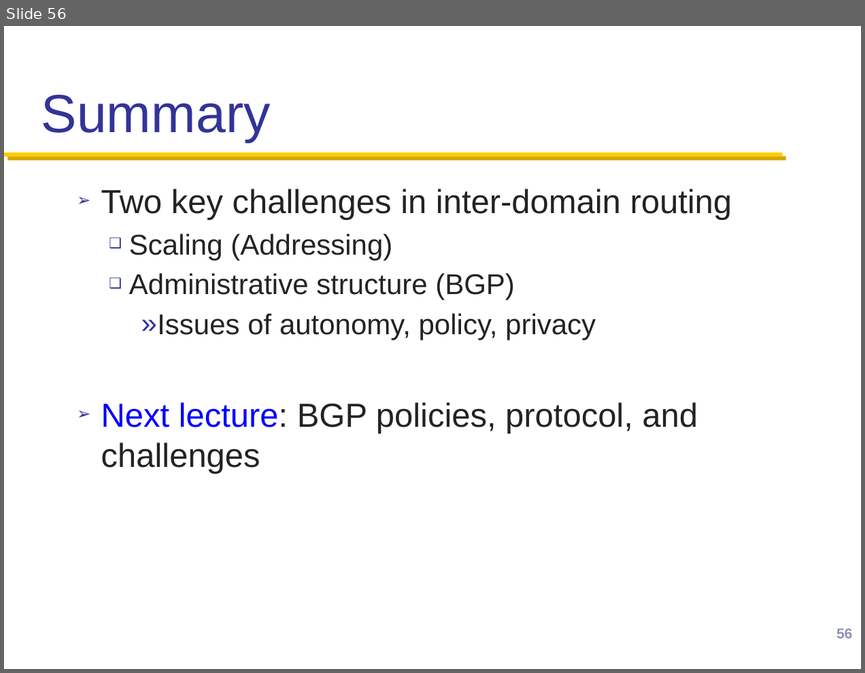
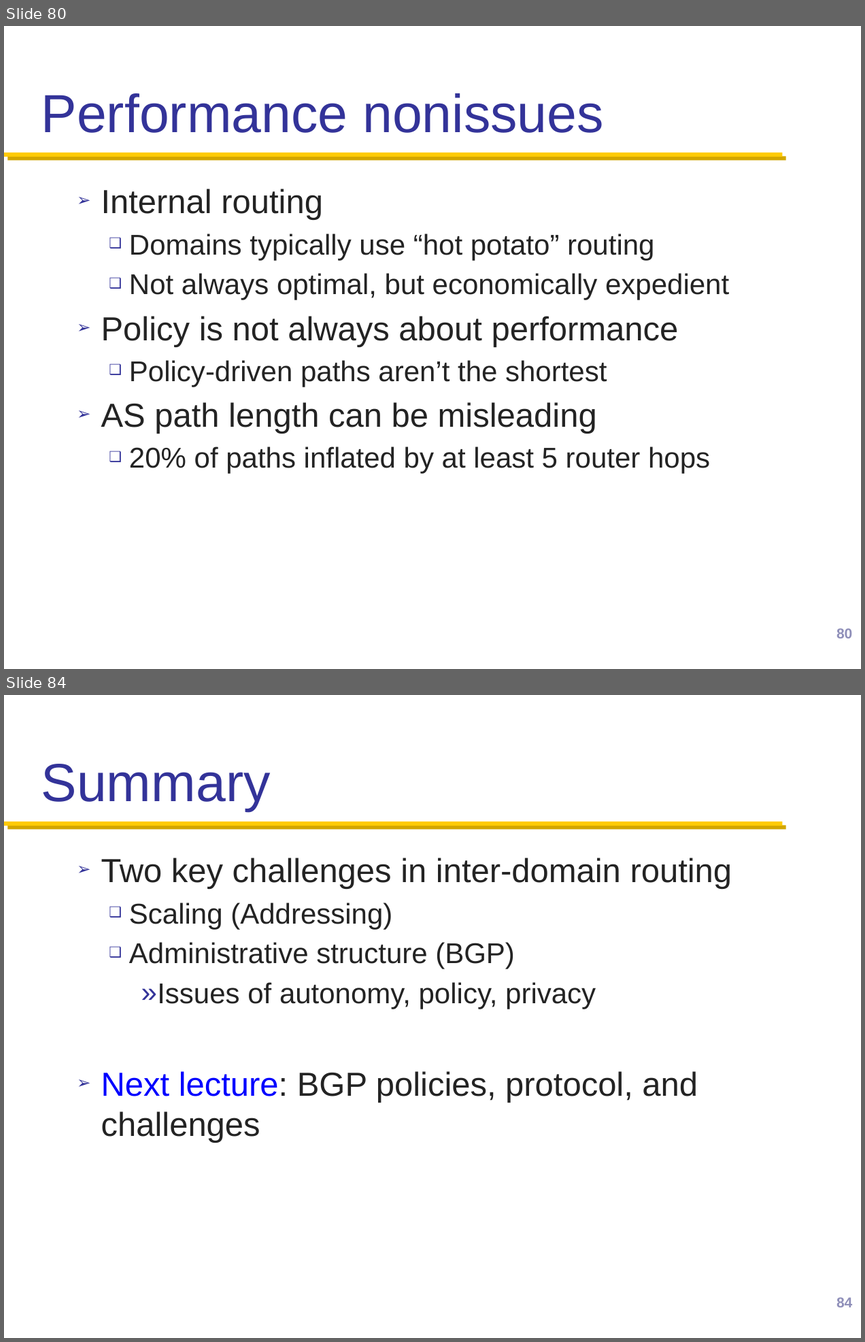
Before and after one commit to henryhxu/CSCI4430-ESTR4120, a slide deck: lec/lec14.pptx. Shown one above the other, each under a label of ours: slide 56 before the commit, slides 80 and 84 after it; the slides between them are not shown. The pictures are 865x673 and 865x1342 pixels, drawn with LibreOffice and Linux fonts; fonts in the diff are those of the drawing; background and template pictures are left out. Boxes give left, top, right and bottom in pixels: in the first picture for what was removed or moved away, otherwise in the second. Text is boxed around its words. In the diff, an @@ line names an element or a change of style, - is before the commit and + after.

```diff
--- a/lec/lec14.pptx
+++ b/lec/lec14.pptx
@@ slide 80 added at (x1=4, y1=26, x2=861, y2=669), background #FFFFFF; not listed: 1 template element that a slide beside it also shows @@
@@ title added at (x1=41, y1=93, x2=604, y2=133), 45 pt, text #333399 @@
+Performance nonissues
@@ text added at (x1=101, y1=189, x2=729, y2=473), 24 pt, text #232323 @@
+➢ Internal routing
+  ❑ Domains typically use “hot potato” routing
+  ❑ Not always optimal, but economically expedient
+➢ Policy is not always about performance
+  ❑ Policy-driven paths aren’t the shortest
+➢ AS path length can be misleading
+  ❑ 20% of paths inflated by at least 5 router hops
@@ page number added at (x1=836, y1=628, x2=852, y2=638), 12 pt, text #9090BA @@
+80
@@ what was slide 56 is now slide 84 @@
@@ page number at (x1=836, y1=1297, x2=852, y2=1307): text changed @@
-56
+84
```
Also in this commit, not shown: 2 slides changed, 27 other slides added.
